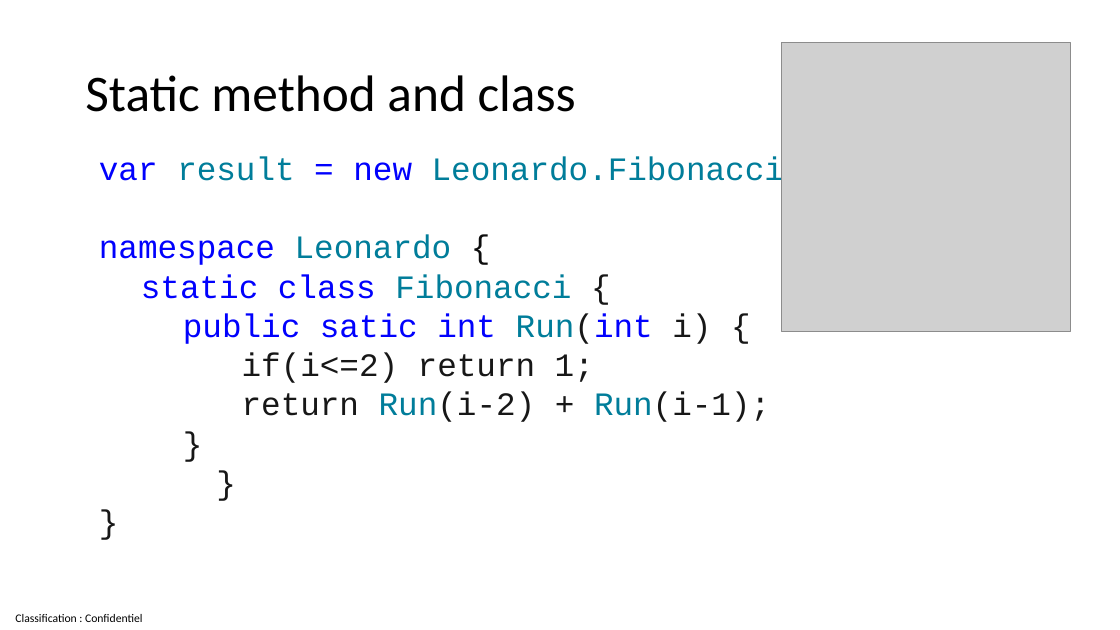
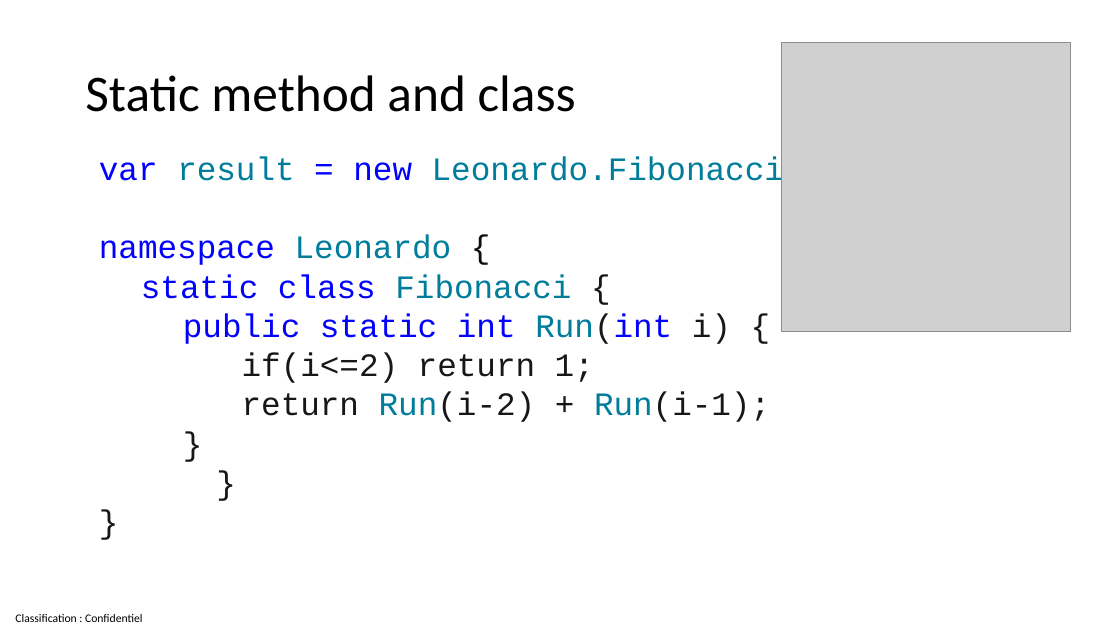
Before and after one commit to guillaume-chervet/course.dotnet, a slide deck: slide 55 of documentations/dotnet8.pptx. Drawn at 1120x630 pixels with LibreOffice and Linux fonts; fonts in the diff are those of the drawing; grey boxes stand for pictures. Boxes give left, top, right and bottom in pixels: in the first picture for what was removed or moved away, otherwise in the second. Text is boxed around its words. In the diff, an @@ line names an element or a change of style, - is before the commit and + after.

```diff
--- a/documentations/dotnet8.pptx
+++ b/documentations/dotnet8.pptx
@@ text at <box>183,313,731,344</box>: text changed @@
-    public satic int Run(int i) {
+    public static int Run(int i) {
```
Also in this commit, not shown: 11 other slides changed, 1 slide added.
